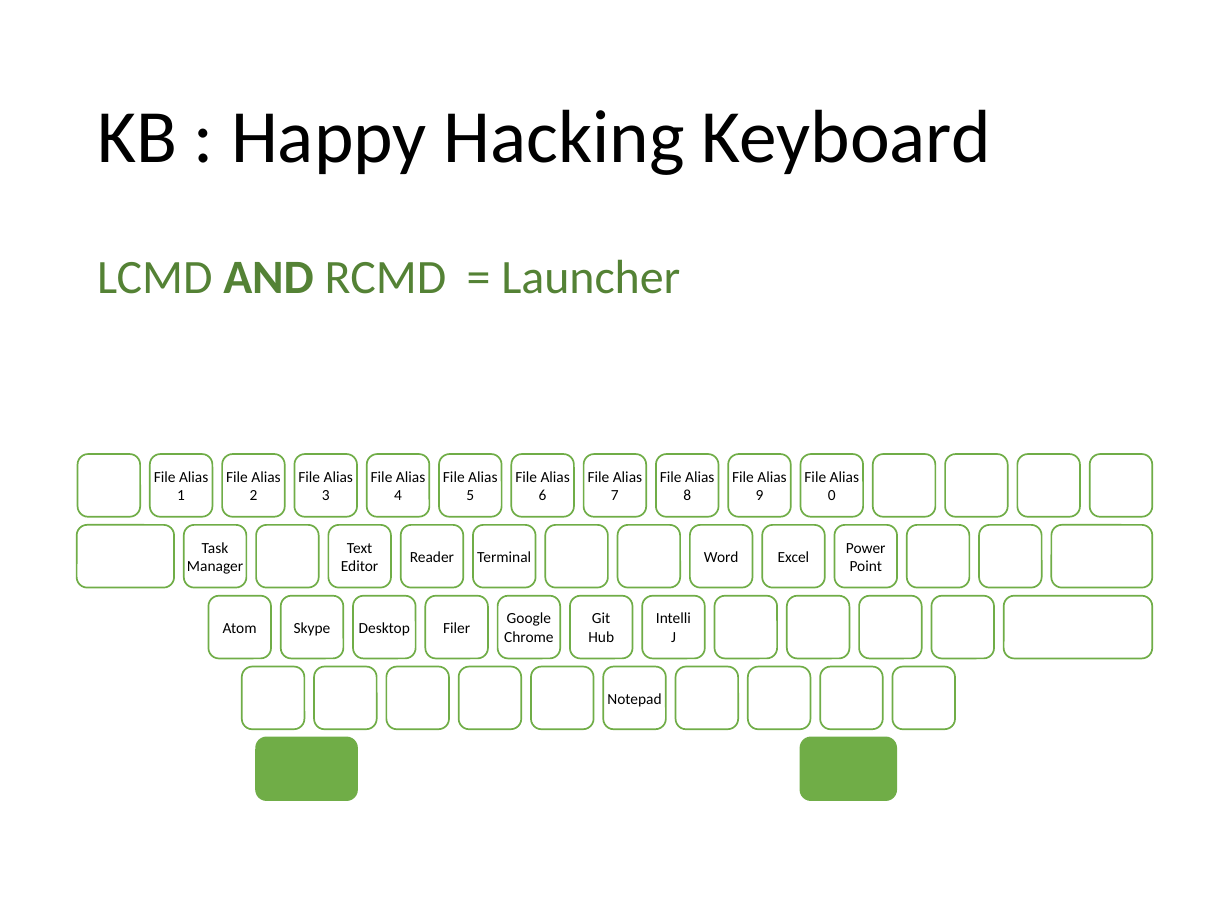
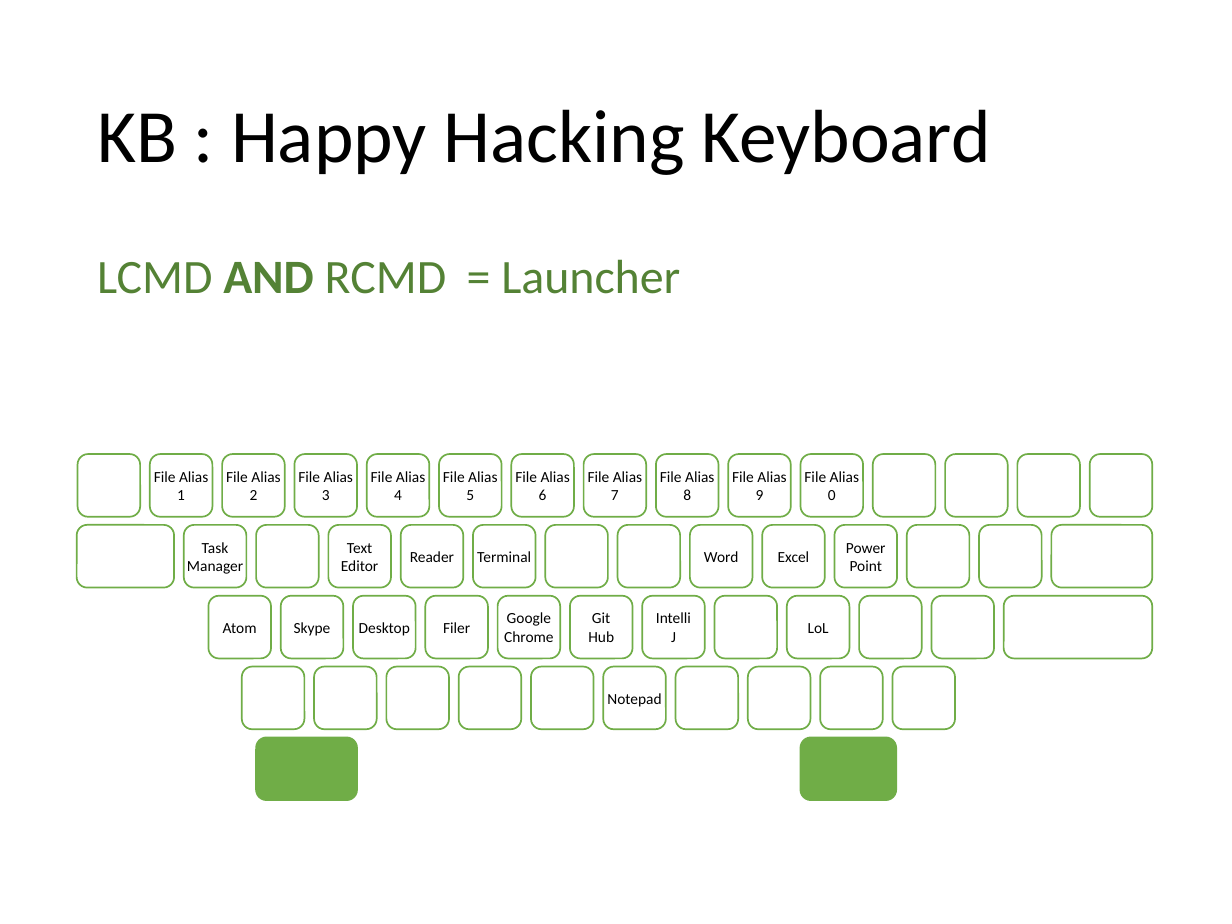
Before and after one commit to ittooo66/myAHK, a slide deck: slide 7 of MANUAL.pptx. Drawn at 1232x924 pixels with LibreOffice and Linux fonts; fonts in the diff are those of the drawing. Boxes give left, top, right and bottom in pixels: in the first picture for what was removed or moved away, otherwise in the second. Text is boxed around its words. In the diff, an @@ line names an element or a change of style, - is before the commit and + after.

Commit message:
MANUAL更新

```diff
--- a/MANUAL.pptx
+++ b/MANUAL.pptx
@@ text in rounded rectangle at <box>808,623,829,633</box>: text added @@
+LoL
```
